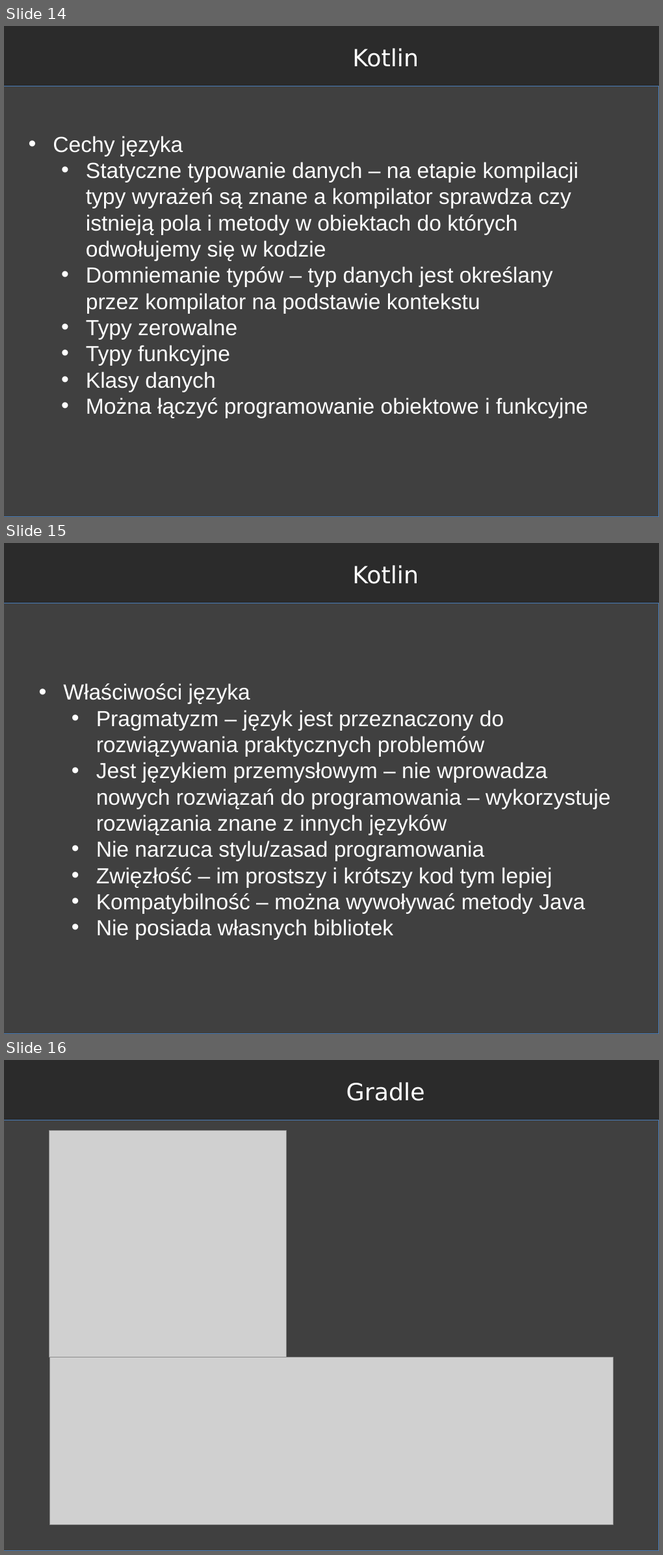
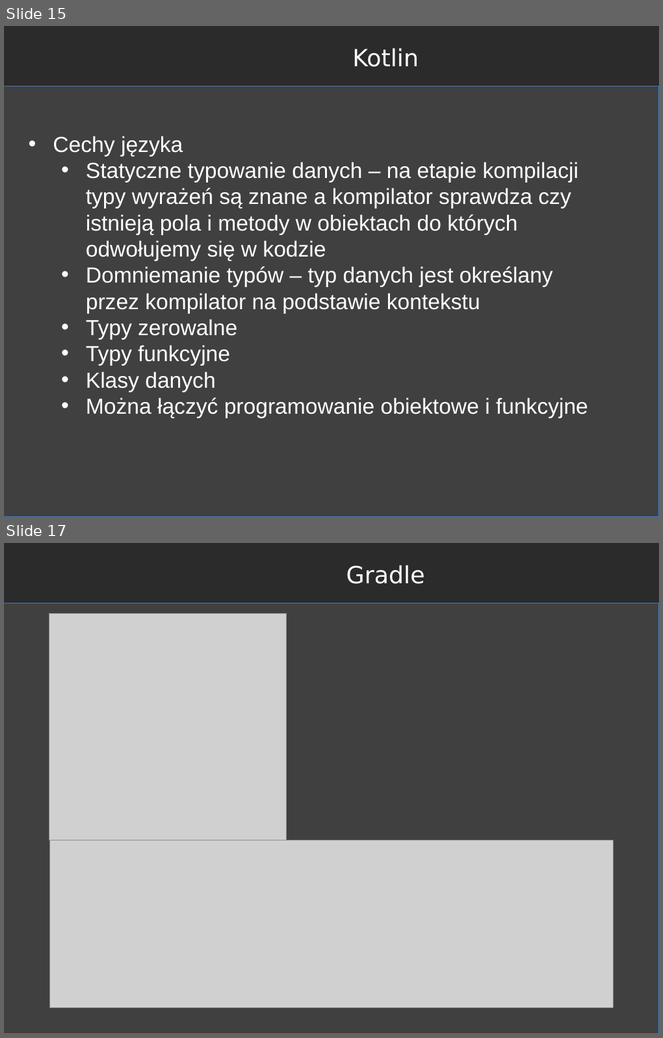
Before and after one commit to RafLew84/WpumKJ, a slide deck: 2021-2022/Wykład/Wyklad1.pptx. Shown one above the other, each under a label of ours: slides 14, 15 and 16 before the commit, slides 15 and 17 after it; the slides between them are not shown. The pictures are 663x1555 and 663x1038 pixels, drawn with LibreOffice and Linux fonts; fonts in the diff are those of the drawing; grey boxes stand for pictures; background and template pictures are left out; a plain dark background stands for a picture behind light text. Boxes give left, top, right and bottom in pixels: in the first picture for what was removed or moved away, otherwise in the second. Text is boxed around its words. In the diff, an @@ line names an element or a change of style, - is before the commit and + after.

Commit message:
Lab2 - Kotlin

```diff
--- a/2021-2022/Wykład/Wyklad1.pptx
+++ b/2021-2022/Wykład/Wyklad1.pptx
@@ slide 15 removed at (4,543,659,1034), background picture (left out) @@
@@ text removed at (352,565,419,584) @@
-Kotlin
@@ rectangle removed at (4,603,659,1034) @@
@@ text removed at (63,683,610,940) @@
-• Właściwości języka
-  • Pragmatyzm – język jest przeznaczony do rozwiązywania praktycznych problemów
-  • Jest językiem przemysłowym – nie wprowadza nowych rozwiązań do programowania – wykorzystuje rozwiązania znane z innych języków
-  • Nie narzuca stylu/zasad programowania
-  • Zwięzłość – im prostszy i krótszy kod tym lepiej
-  • Kompatybilność – można wywoływać metody Java
-  • Nie posiada własnych bibliotek
@@ what was slide 14 is now slide 15 @@
@@ what was slide 16 is now slide 17 @@
```
Also in this commit, not shown: 2 slides added, 4 other files.
